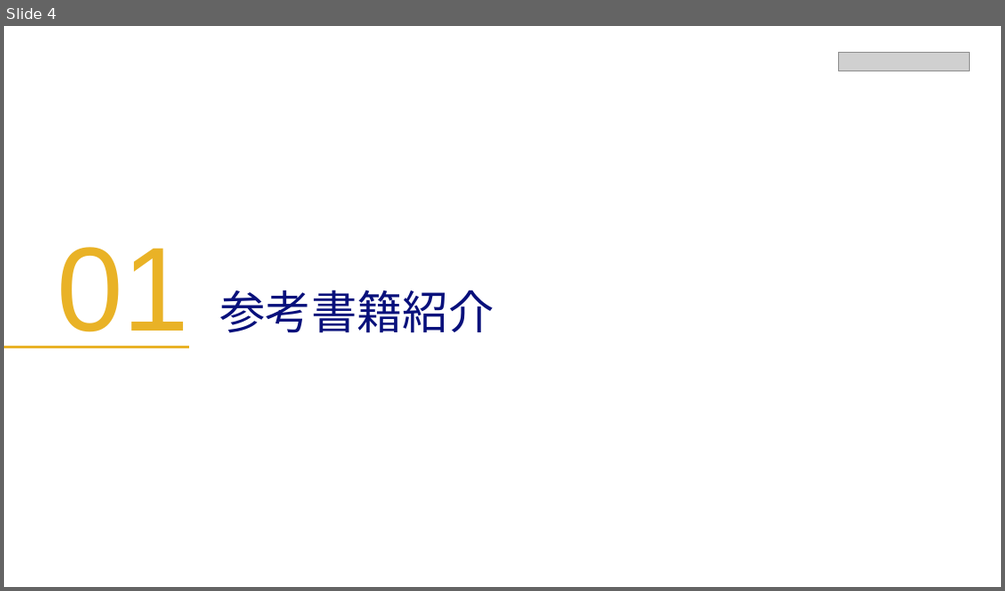
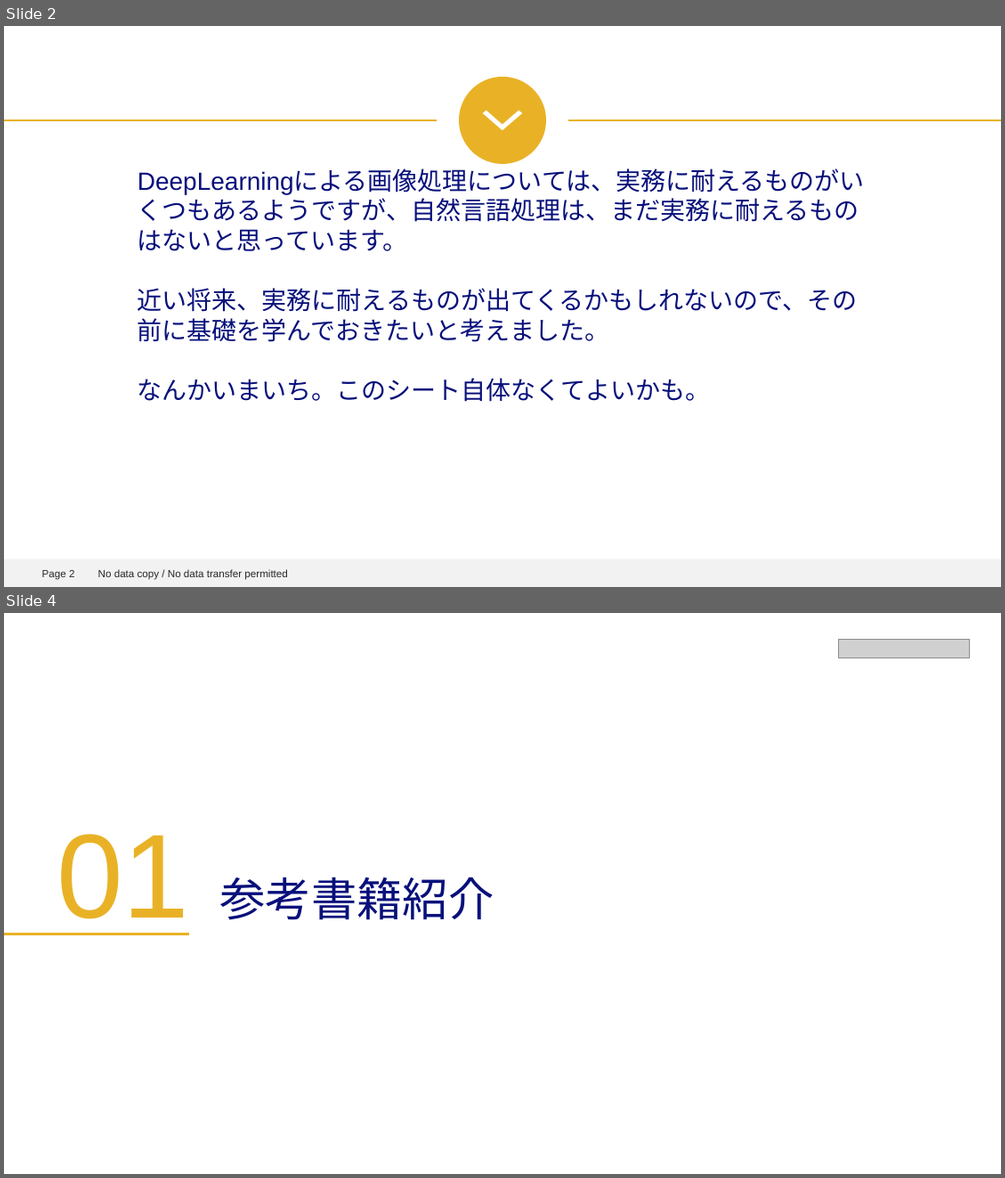
Before and after one commit to sunday-robot/DeepLerningKot, a slide deck: word2vecの紹介.pptx. Shown one above the other, each under a label of ours: slide 4 before the commit, slides 2 and 4 after it; the slides between them are not shown. The pictures are 1005x591 and 1005x1178 pixels, drawn with LibreOffice and Linux fonts; fonts in the diff are those of the drawing; grey boxes stand for pictures; background and template pictures are left out. Boxes give left, top, right and bottom in pixels: in the first picture for what was removed or moved away, otherwise in the second. Text is boxed around its words. In the diff, an @@ line names an element or a change of style, - is before the commit and + after.

```diff
--- a/word2vecの紹介.pptx
+++ b/word2vecの紹介.pptx
@@ slide 2 added at bbox=[4, 26, 1001, 587], background #FFFFFF @@
@@ ellipse added at bbox=[459, 77, 546, 164], fill #E9B226 @@
@@ freeform shape added at bbox=[4, 120, 437, 120], outline #E9B226 2 pt @@
@@ freeform shape added at bbox=[481, 110, 524, 132], fill #FFFFFF, outline #E9B226 1.5 pt @@
@@ freeform shape added at bbox=[568, 120, 1001, 120], outline #E9B226 2 pt @@
@@ text added at bbox=[138, 170, 865, 402], 24 pt, text #08107B @@
+DeepLearningによる画像処理については、実務に耐えるものがいくつもあるようですが、自然言語処理は、まだ実務に耐えるものはないと思っています。
+近い将来、実務に耐えるものが出てくるかもしれないので、その前に基礎を学んでおきたいと考えました。
+なんかいまいち。このシート自体なくてよいかも。
@@ rectangle added at bbox=[4, 559, 1001, 587], fill #F2F2F2 @@
@@ page number added at bbox=[42, 570, 74, 580], 10 pt, text #282828 @@
+Page 2
@@ text added at bbox=[98, 569, 287, 580], 10 pt, text #282828 @@
+No data copy / No data transfer permitted
```
Also in this commit, not shown: 9 slides changed, 1 other slide added, 13 slides removed.
